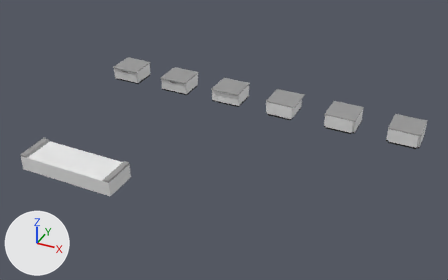
Renders of the Blender file Assets/Models/LabFurnishing/_LabFurnishing.blend from each side of a commit.
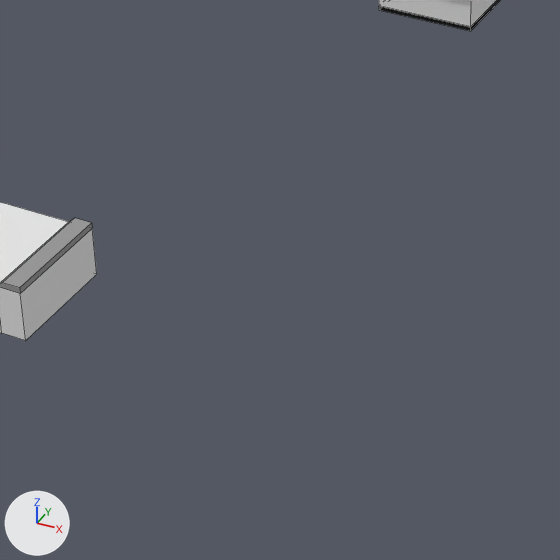
There are two pictures of each version: one whole from a 50 mm camera at (10.13, -11.29, 10.03) aimed at (3.16, 3.08, 0.25), one close up on the part from 23% to 59% of the width and 35% to 93% of the height. Lighting does not change. The marker at lower left points along +X, +Y and +Z. The close-ups show mesh edges as thin lines.

The first close-up shows 'BasicFlat', 'OutputArea'.
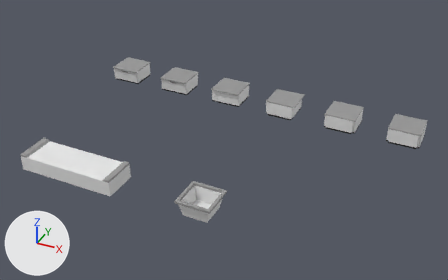
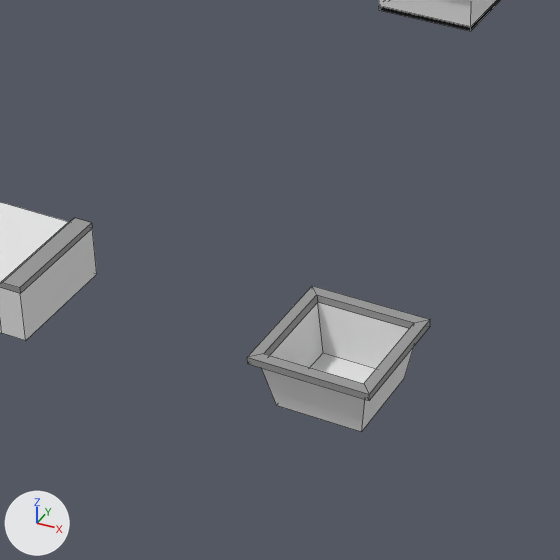
Commit message: Add trash can model

Where the change shows, as pixel boxes [x1, y1, x2, y2] in the close-ups (560 x 560 px):
'TrashCan', added
    after: [247, 286, 430, 432]
    faces in mat_trashcanbase (white #e7e7e7): [262, 303, 414, 432]
    faces in mat_trashcanborder (grey #9b9b9b): [247, 286, 430, 401]

What changed in the scene script:
```text
Add mat_trashcanborder:
    mat_trashcanborder = diffuse_material('TrashCanBorder')
    mat_trashcanborder.base_color = (0.326, 0.326, 0.326)  # grey #9b9b9b
Add mat_trashcanbase:
    mat_trashcanbase = diffuse_material('TrashCanBase')
    mat_trashcanbase.base_color = (0.8, 0.8, 0.8)  # white #e7e7e7
Add me_cube:
    me_cube.from_pydata(...)  # 28 vertices, 26 faces; spans x -0.5..0.5, y -0.5..0.5, z 0.0..0.5
    # faces by material slot: [16, 10]
    me_cube.materials.append(mat_trashcanborder)  # grey #9b9b9b
    me_cube.materials.append(mat_trashcanbase)  # white #e7e7e7
Add ob_trashcan:
    ob_trashcan = bpy.data.objects.new('TrashCan', me_cube)
    ob_trashcan.location = (4.0, 0.0, 0.0)
```
